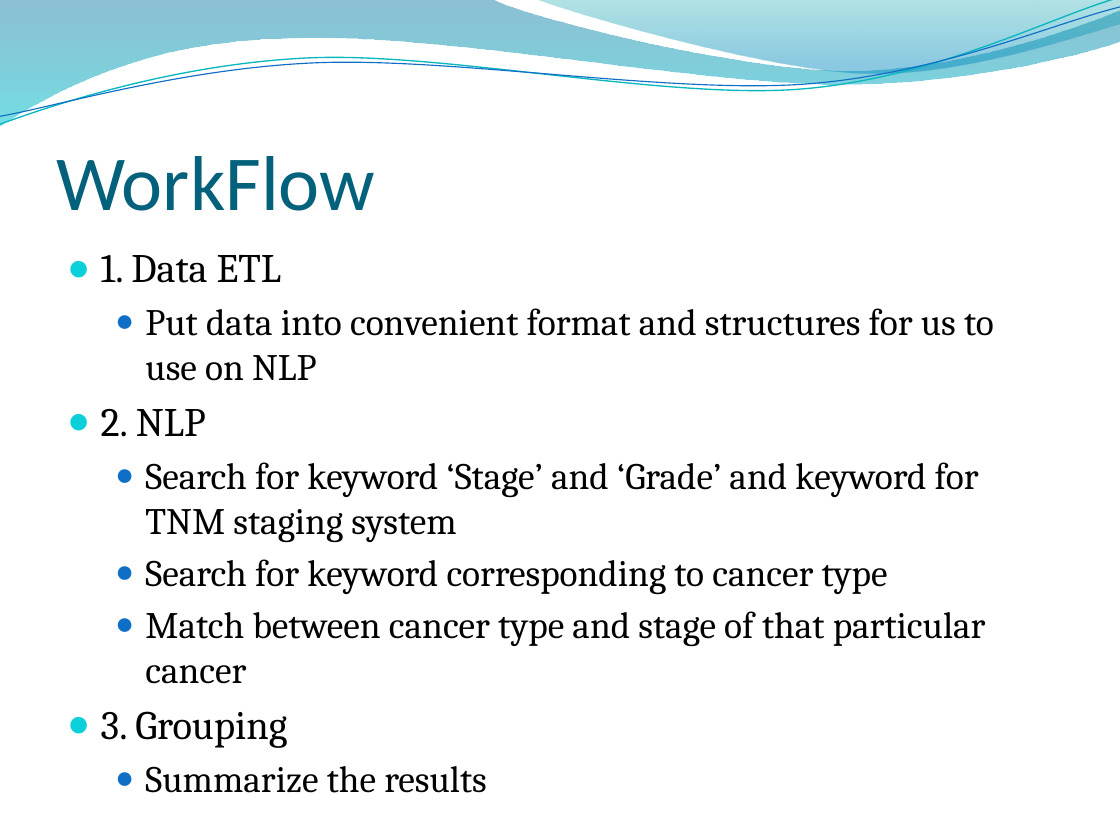
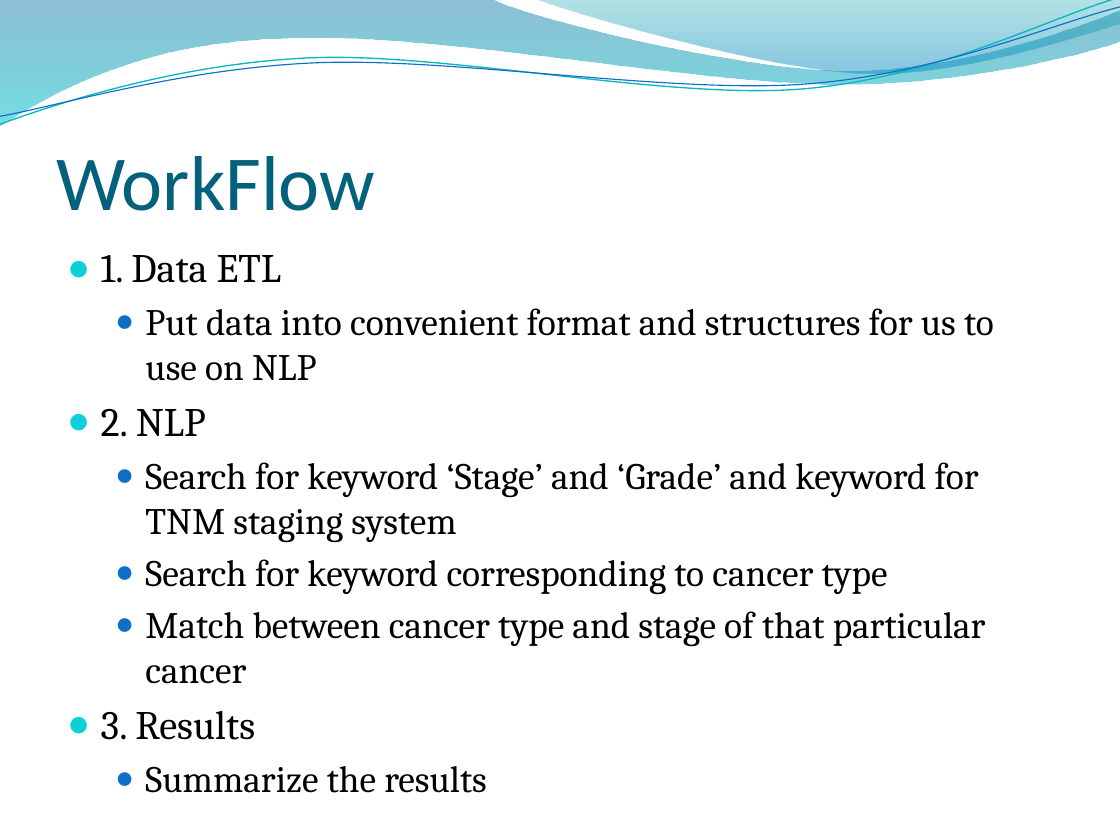
Before and after one commit to leoliu1221/EDW_intern, a slide deck: slide 2 of colon2Filter.pptx. Drawn at 1120x840 pixels with LibreOffice and Linux fonts; fonts in the diff are those of the drawing; background and template pictures are left out. Boxes give left, top, right and bottom in pixels: in the first picture for what was removed or moved away, otherwise in the second. Text is boxed around its words. In the diff, an @@ line names an element or a change of style, - is before the commit and + after.

```diff
--- a/colon2Filter.pptx
+++ b/colon2Filter.pptx
@@ text at (101, 711, 255, 740): text changed @@
-● 3. Grouping
+● 3. Results
```
Also in this commit, not shown: 6 other slides changed, 4 slides added, 2 slides removed, 1 other file.
